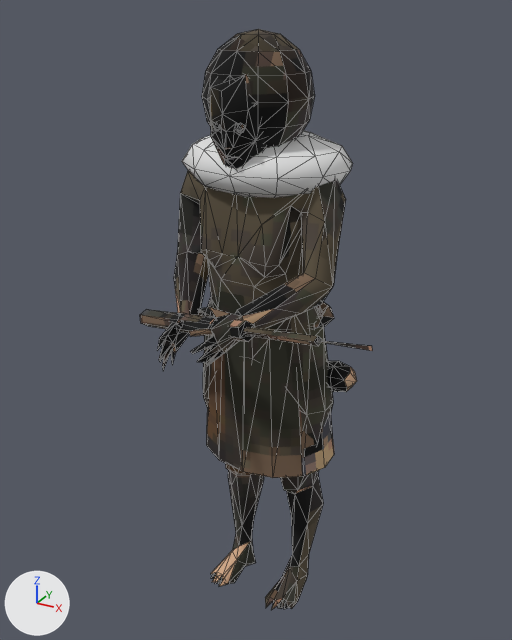
The glTF model client/assets/units/skirmisher.glb, before and after one commit.
Before and after are seen from a 50 mm lens placed at (0.601, -1.153, 1.231), pointed at (0.029, -0.114, 0.712). The axes (+X, +Y, +Z) are drawn at lower left. The lights are the same throughout. The picture after the commit comes second. Mesh edges are drawn as thin lines. Vertices at exactly the same position are counted once.

In view in the first picture: 'Accent', 'Body'.
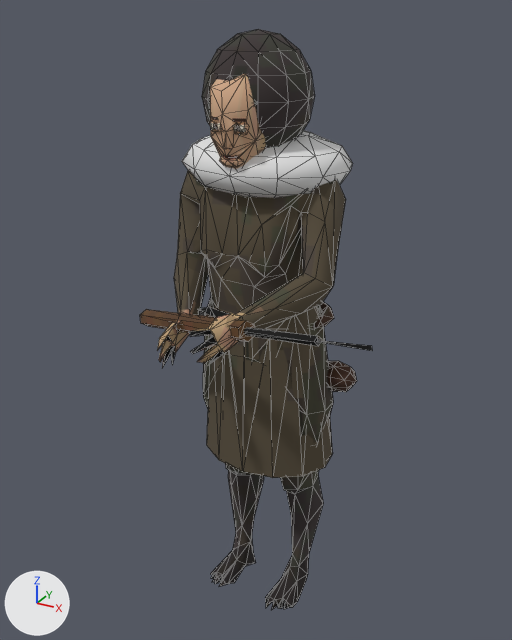
Where the change shows, as pixel boxes [x1, y1, x2, y2] in the pictures (512 x 640 px; the box of a moved part takes in the faces that stretch with it):
part 1 of me_body, added: after [233, 123, 249, 134]
part 2 of me_body, added: after [209, 121, 221, 132]
part 3 of me_body, added: after [220, 156, 244, 167]
part 4 of me_body, moved or reshaped: [162, 29, 300, 478] in both
part 5 of me_body, moved or reshaped: before [207, 327, 334, 466]; after [322, 327, 333, 466]
part 6 of me_body, moved or reshaped: before [218, 561, 298, 609]; after [219, 561, 298, 607]
part 7 of me_body, surface changed: [140, 29, 372, 610] in both

What changed in the scene script:
```text
Change me_body:
    used by ob_body; location = (0.0, 0.0, 0.0)
    remove me_body.from_pydata(...)  # 728 vertices, 1400 faces; spans x -0.208..0.35, y -0.404..0.11, z 0.0..1.2
    add me_body.from_pydata(...)  # 730 vertices, 1400 faces; spans x -0.208..0.35, y -0.404..0.11, z 0.0..1.2
    me_body part 1: a new loose piece of 16 vertices spanning x 0.006..0.036, y -0.162..-0.134, z 1.045..1.071, in mat_skirmisherbody (picture img_skirmisher)
    me_body part 2: a new loose piece of 16 vertices spanning x -0.036..-0.006, y -0.162..-0.134, z 1.046..1.071, in mat_skirmisherbody (picture img_skirmisher)
    me_body part 3: a new loose piece of 16 vertices spanning x -0.023..0.024, y -0.157..-0.131, z 0.992..1.014, in mat_skirmisherbody (picture img_skirmisher)
    me_body part 4: 42 vertices removed from x -0.153..0.066, y -0.334..0.09, z 0.624..1.192; 21 vertices added at x -0.147..0.064, y -0.332..0.089, z 0.626..1.193
    me_body part 5: 6 vertices removed from x -0.142..0.142, y -0.028..0.047, z 0.307..0.377; 3 vertices added at x -0.138..0.138, y -0.028..0.035, z 0.365..0.376
    me_body part 6: 4 vertices removed from x -0.069..0.107, y -0.113..-0.072, z 0.032..0.044; 2 vertices added at x -0.066..0.106, y -0.098..-0.088, z 0.032..0.042
    me_body part 7: 1126 kept faces spanning x -0.208..0.35, y -0.404..0.11, z 0.0..1.2 get new texture (UV) coordinates
    other edits to the shape of me_body do not show in these pictures
```
